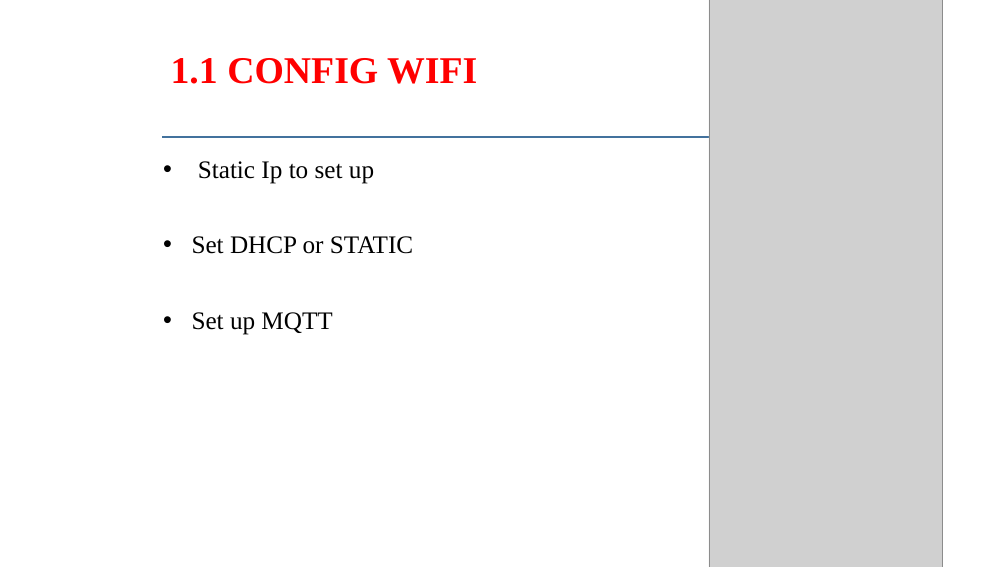
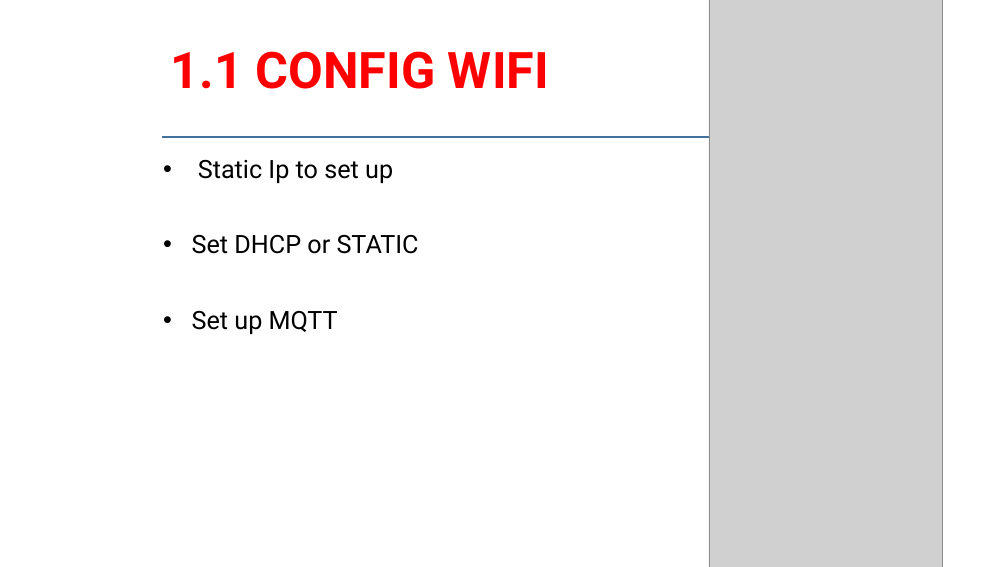
Before and after one commit to daotuyen9244/Indruino-Iot-Project, a slide deck: slide 5 of FW/Phuc/WEEK4_config_dialogtic_cotrol_information/TEMPLATE SLITE Writehttp.pptx. Drawn at 1008x567 pixels with LibreOffice and Linux fonts; fonts in the diff are those of the drawing; grey boxes stand for pictures; background and template pictures are left out. Boxes give left, top, right and bottom in pixels: in the first picture for what was removed or moved away, otherwise in the second. Text is boxed around its words. In the diff, an @@ line names an element or a change of style, - is before the commit and + after.

```diff
--- a/FW/Phuc/WEEK4_config_dialogtic_cotrol_information/TEMPLATE SLITE Writehttp.pptx
+++ b/FW/Phuc/WEEK4_config_dialogtic_cotrol_information/TEMPLATE SLITE Writehttp.pptx
@@ title "1.1 CONFIG WIFI" moved from (x1=171, y1=58, x2=477, y2=84) to (x1=171, y1=51, x2=549, y2=89) @@
@@ title "1.1 CONFIG WIFI" at (x1=171, y1=51, x2=549, y2=89): size 36 to 48 pt, font Times New Roman to Roboto @@
@@ text "Static Ip to set up" at (x1=192, y1=160, x2=419, y2=334): font Times New Roman to Roboto @@
```
Also in this commit, not shown: 23 other slides changed.
